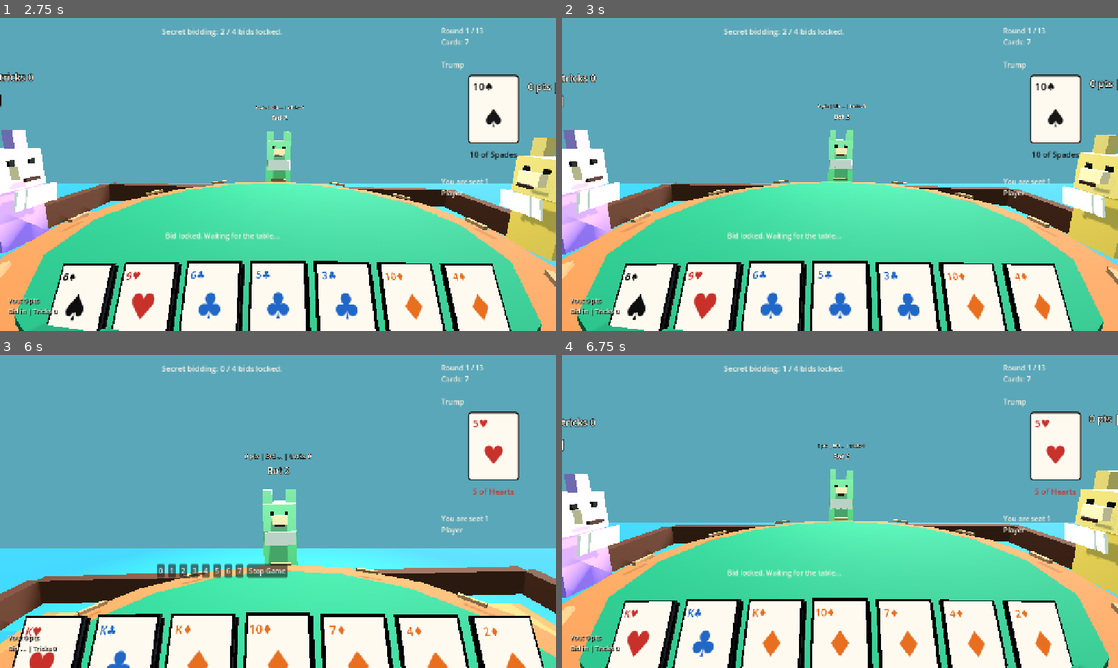
Above: before the commit, frames 1-4 (two rows, left to right).
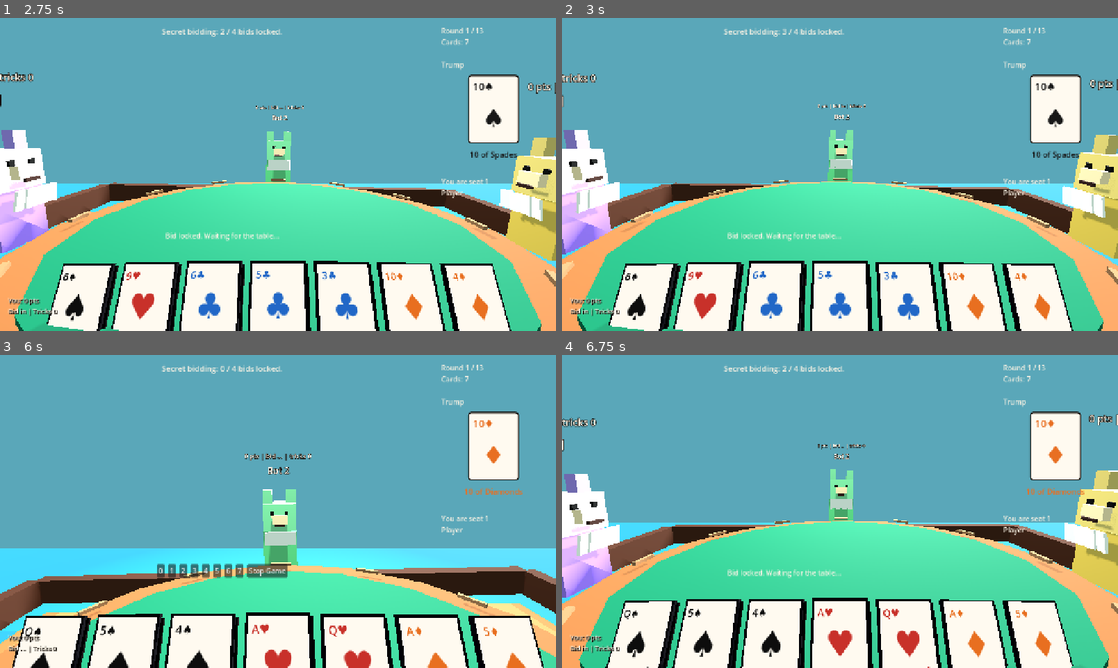
Above: after the commit, the same moments.

Repository: JordanOakFox/oh-hell-godot
Game: Godot game, scene res://scenes/main.tscn
The game is run twice, just before and just after one commit, with the same random seed, the same clock (stepped at 60 frames per second) and the same inputs.
Inputs (mouse positions are in pixels of both pictures, inside the frame that each line leads up to):
- Up to frame 1 (2.75 s): click "Ready" at 0.5 s; click "Start Game" at 1.25 s; click "0" at 2 s
- Up to frame 2 (3 s): tap Enter at 2.75 s; move the mouse to (962, 158) at 2.77 s; tap E at 2.85 s; click (962, 158) at 2.92 s
- Up to frame 3 (6 s): move the mouse to (250, 511) at 3.52 s; tap E at 3.6 s; click (250, 511) at 3.67 s; click "Stop Game" at 4.25 s; click "Ready" at 5 s; click "Start Game" at 5.75 s
- Up to frame 4 (6.75 s): click "1" at 6.5 s

Frame 1 is identical in both runs. In frame 2, less than 0.1% of the frame differs, in the area x 39-55%, y 4-30%; in frame 3, 1.7%; in frame 4, 1.9%, in the area x 0-94%, y 3-100%.

Commit message:
Improve bot trick strategy

Diff:
--- a/scripts/main.gd
+++ b/scripts/main.gd
@@ -564,6 +564,7 @@
 	state["tricks_won"].resize(state["num_players"])
 	state["tricks_won"].fill(0)
 	state["trick"] = []
+	state["played_cards"] = []
 	state["led_suit"] = null
 	state["leader"] = (state["dealer"] + 1) % state["num_players"]
 	state["active_player"] = -1
@@ -1309,6 +1310,9 @@
 	if state["trick"].is_empty():
 		state["led_suit"] = card["suit"]
 	state["trick"].append({"player": seat, "card": card})
+	if not state.has("played_cards"):
+		state["played_cards"] = []
+	state["played_cards"].append(card.duplicate(true))
 
 	if state["trick"].size() == state["num_players"]:
 		var winner := GameRules.trick_winner(state["trick"], state["led_suit"], state["trump"])
@@ -1433,31 +1437,28 @@
 func _bot_choose_bid(seat: int) -> int:
 	var hand: Array = state["hands"][seat]
 	var round_size: int = state["sequence"][state["round_index"]]
-	var likely_tricks := 0
+	var estimate := 0.0
 	for card in hand:
-		var rank := int(card["rank"])
-		if card["suit"] == state["trump"] and rank >= 10:
-			likely_tricks += 1
-		elif rank >= 13:
-			likely_tricks += 1
-		elif rank >= 11 and rng.randf() < 0.35:
-			likely_tricks += 1
-	if round_size > 1 and rng.randf() < 0.22:
-		likely_tricks += rng.randi_range(-1, 1)
-	return clampi(likely_tricks, 0, round_size)
+		estimate += _bot_bid_value(card, hand)
+	if round_size <= 2 and estimate > 0.65:
+		estimate += 0.15
+	elif round_size >= 5:
+		estimate -= 0.2
+	estimate += rng.randf_range(-0.28, 0.28)
+	return clampi(roundi(estimate), 0, round_size)
 
 func _bot_choose_card(seat: int) -> Dictionary:
 	var legal: Array = GameRules.legal_cards(state["hands"][seat], state["led_suit"])
 	if legal.is_empty():
 		return state["hands"][seat][0]
-	var wants_tricks := int(state["tricks_won"][seat]) < int(state["bids"][seat])
-	legal.sort_custom(func(a, b):
-		var a_power := _bot_card_power(a)
-		var b_power := _bot_card_power(b)
-		return a_power > b_power if wants_tricks else a_power < b_power
-	)
-	var limit = mini(legal.size() - 1, 1)
-	return legal[rng.randi_range(0, limit)]
+	var target: int = maxi(0, int(state["bids"][seat]) - int(state["tricks_won"][seat]))
+	var remaining_after_play: int = maxi(0, state["hands"][seat].size() - 1)
+	var must_chase: bool = target >= state["hands"][seat].size()
+	var wants_trick: bool = target > 0
+
+	if state["trick"].is_empty():
+		return _bot_choose_lead_card(legal, target, remaining_after_play, must_chase)
+	return _bot_choose_follow_card(legal, target, remaining_after_play, wants_trick, must_chase)
 
 func _bot_card_power(card: Dictionary) -> int:
 	var power := int(card["rank"])
@@ -1466,6 +1467,185 @@
 	elif state["led_suit"] != null and card["suit"] == state["led_suit"]:
 		power += 8
 	return power
+
+func _bot_bid_value(card: Dictionary, hand: Array) -> float:
+	var rank := int(card["rank"])
+	var threats := _bot_threat_count(card, hand)
+	var value := 0.0
+	if card["suit"] == state["trump"]:
+		value = 0.95 if threats == 0 else 0.78 if threats <= 1 else 0.52 if rank >= 11 else 0.28
+	else:
+		value = 0.82 if threats == 0 and rank >= 13 else 0.62 if threats <= 1 and rank >= 12 else 0.35 if rank >= 11 else 0.08
+		var lower_same := _bot_count_lower_owned_in_suit(card, hand)
+		value += minf(0.18, float(lower_same) * 0.06)
+	return clampf(value, 0.0, 1.0)
+
+func _bot_choose_lead_card(legal: Array, target: int, remaining_after_play: int, must_chase: bool) -> Dictionary:
+	var likely_winners := legal.filter(func(card): return _bot_lead_win_score(card) >= 0.62)
+	var safe_losers := legal.filter(func(card): return _bot_lead_win_score(card) < 0.42)
+	if must_chase:
+		return _bot_pick_highest(likely_winners if not likely_winners.is_empty() else legal)
+	if target <= 0:
+		return _bot_pick_safest_lead(safe_losers if not safe_losers.is_empty() else legal)
+	if target > remaining_after_play:
+		return _bot_pick_highest(likely_winners if not likely_winners.is_empty() else legal)
+	if not likely_winners.is_empty():
+		return _bot_pick_lowest_winner(likely_winners)
+	return _bot_pick_safest_lead(legal)
+
+func _bot_choose_follow_card(legal: Array, target: int, remaining_after_play: int, wants_trick: bool, must_chase: bool) -> Dictionary:
+	var winning := legal.filter(func(card): return _bot_beats_current_trick(card))
+	var losing := legal.filter(func(card): return not _bot_beats_current_trick(card))
+	var last_to_act := _players_after_active() == 0
+	if must_chase:
+		if winning.is_empty():
+			return _bot_pick_discard(losing if not losing.is_empty() else legal)
+		return _bot_pick_lowest_current_winner(winning) if last_to_act else _bot_pick_best_contested_winner(winning)
+	if wants_trick:
+		if winning.is_empty():
+			return _bot_pick_discard(losing if not losing.is_empty() else legal)
+		if target > remaining_after_play:
+			return _bot_pick_best_contested_winner(winning)
+		return _bot_pick_lowest_current_winner(winning)
+	if not losing.is_empty():
+		return _bot_pick_highest_loser(losing)
+	return _bot_pick_lowest_current_winner(winning)
+
+func _bot_pick_highest(cards: Array) -> Dictionary:
+	cards.sort_custom(func(a, b): return _bot_card_absolute_power(a) > _bot_card_absolute_power(b))
+	return _bot_pick_from_top(cards, 2)
+
+func _bot_pick_lowest_winner(cards: Array) -> Dictionary:
+	cards.sort_custom(func(a, b):
+		var a_score := _bot_lead_win_score(a)
+		var b_score := _bot_lead_win_score(b)
+		if absf(a_score - b_score) > 0.08:
+			return a_score < b_score
+		return _bot_card_absolute_power(a) < _bot_card_absolute_power(b)
+	)
+	return _bot_pick_from_top(cards, 2)
+
+func _bot_pick_safest_lead(cards: Array) -> Dictionary:
+	cards.sort_custom(func(a, b):
+		var a_score := _bot_lead_win_score(a)
+		var b_score := _bot_lead_win_score(b)
+		if absf(a_score - b_score) > 0.08:
+			return a_score < b_score
+		return _bot_card_absolute_power(a) < _bot_card_absolute_power(b)
+	)
+	return _bot_pick_from_top(cards, 2)
+
+func _bot_pick_lowest_current_winner(cards: Array) -> Dictionary:
+	cards.sort_custom(func(a, b): return _bot_card_absolute_power(a) < _bot_card_absolute_power(b))
+	return _bot_pick_from_top(cards, 2)
+
+func _bot_pick_best_contested_winner(cards: Array) -> Dictionary:
+	cards.sort_custom(func(a, b):
+		var a_risk := _bot_overtake_risk(a)
+		var b_risk := _bot_overtake_risk(b)
+		if absf(a_risk - b_risk) > 0.05:
+			return a_risk < b_risk
+		return _bot_card_absolute_power(a) < _bot_card_absolute_power(b)
+	)
+	return _bot_pick_from_top(cards, 2)
+
+func _bot_pick_highest_loser(cards: Array) -> Dictionary:
+	cards.sort_custom(func(a, b): return _bot_card_absolute_power(a) > _bot_card_absolute_power(b))
+	return _bot_pick_from_top(cards, 2)
+
+func _bot_pick_discard(cards: Array) -> Dictionary:
+	cards.sort_custom(func(a, b):
+		var a_safety := _bot_discard_priority(a)
+		var b_safety := _bot_discard_priority(b)
+		if a_safety != b_safety:
+			return a_safety < b_safety
+		return _bot_card_absolute_power(a) < _bot_card_absolute_power(b)
+	)
+	return _bot_pick_from_top(cards, 2)
+
+func _bot_pick_from_top(cards: Array, spread: int) -> Dictionary:
+	if cards.is_empty():
+		return {}
+	var limit: int = mini(cards.size() - 1, spread - 1)
+	return cards[rng.randi_range(0, limit)]
+
+func _bot_beats_current_trick(card: Dictionary) -> bool:
+	if state["trick"].is_empty():
+		return true
+	var best: Dictionary = state["trick"][0]
+	for play in state["trick"]:
+		if GameRules.beats(play["card"], best["card"], state["led_suit"], state["trump"]):
+			best = play
+	return GameRules.beats(card, best["card"], state["led_suit"], state["trump"])
+
+func _bot_lead_win_score(card: Dictionary) -> float:
+	var threats := _bot_threat_count(card, state["hands"][int(state["active_player"])])
+	var base := 1.0 - clampf(float(threats) / 5.0, 0.0, 0.95)
+	if card["suit"] == state["trump"]:
+		base += 0.18
+	elif _bot_count_unseen_suit(state["trump"]) > 0:
+		base -= 0.12
+	base += float(int(card["rank"]) - 8) * 0.035
+	return clampf(base, 0.0, 1.0)
+
+func _bot_overtake_risk(card: Dictionary) -> float:
+	var players_after := _players_after_active()
+	if players_after <= 0:
+		return 0.0
+	var threats := _bot_threat_count(card, state["hands"][int(state["active_player"])])
+	return clampf(float(threats * players_after) / 12.0, 0.0, 1.0)
+
+func _bot_discard_priority(card: Dictionary) -> int:
+	if state["led_suit"] != null and card["suit"] != state["led_suit"] and card["suit"] != state["trump"]:
+		return 0
+	if card["suit"] != state["trump"]:
+		return 1
+	return 2
+
+func _bot_card_absolute_power(card: Dictionary) -> int:
+	var power := int(card["rank"])
+	if card["suit"] == state["trump"]:
+		power += 100
+	return power
+
+func _bot_threat_count(card: Dictionary, own_hand: Array) -> int:
+	var threats := 0
+	for unseen in _bot_unseen_cards(own_hand):
+		if GameRules.beats(unseen, card, str(card["suit"]), state["trump"]):
+			threats += 1
+	return threats
+
+func _bot_count_unseen_suit(suit: String) -> int:
+	var count := 0
+	for card in _bot_unseen_cards(state["hands"][int(state["active_player"])]):
+		if card["suit"] == suit:
+			count += 1
+	return count
+
+func _bot_count_lower_owned_in_suit(card: Dictionary, hand: Array) -> int:
+	var count := 0
+	for owned in hand:
+		if owned["suit"] == card["suit"] and int(owned["rank"]) < int(card["rank"]):
+			count += 1
+	return count
+
+func _bot_unseen_cards(own_hand: Array) -> Array:
+	var cards := GameRules.build_deck()
+	var visible: Array = own_hand.duplicate(true)
+	visible.append_array(state.get("played_cards", []))
+	for play in state.get("trick", []):
+		visible.append(play["card"])
+	if state.get("trump_card", {}).has("suit"):
+		visible.append(state["trump_card"])
+	return cards.filter(func(card):
+		for seen in visible:
+			if GameRules.same_card(card, seen):
+				return false
+		return true
+	)
+
+func _players_after_active() -> int:
+	return maxi(0, int(state["num_players"]) - int(state["trick"].size()) - 1)
 
 func _record_round_history() -> void:
 	if not state.has("round_history"):
